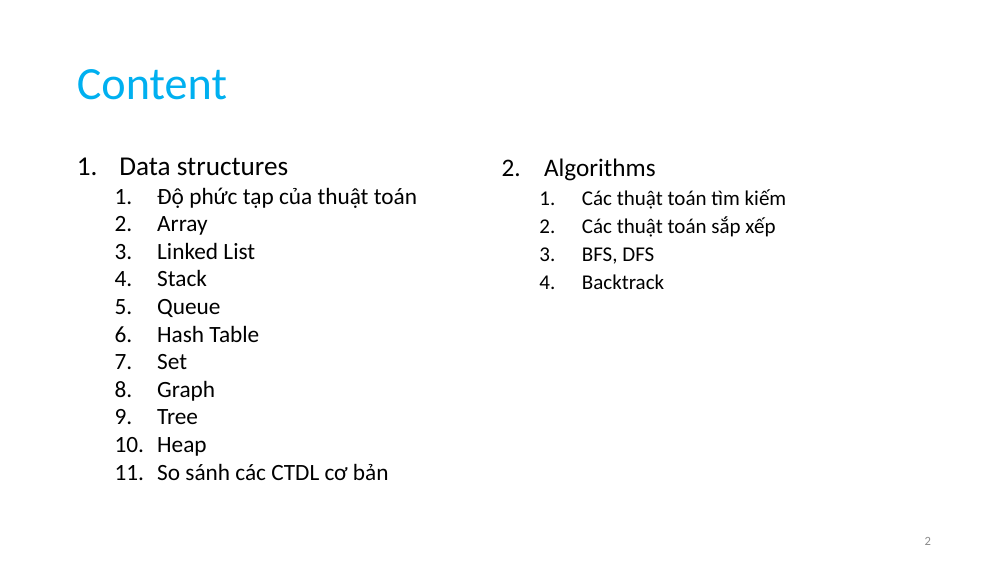
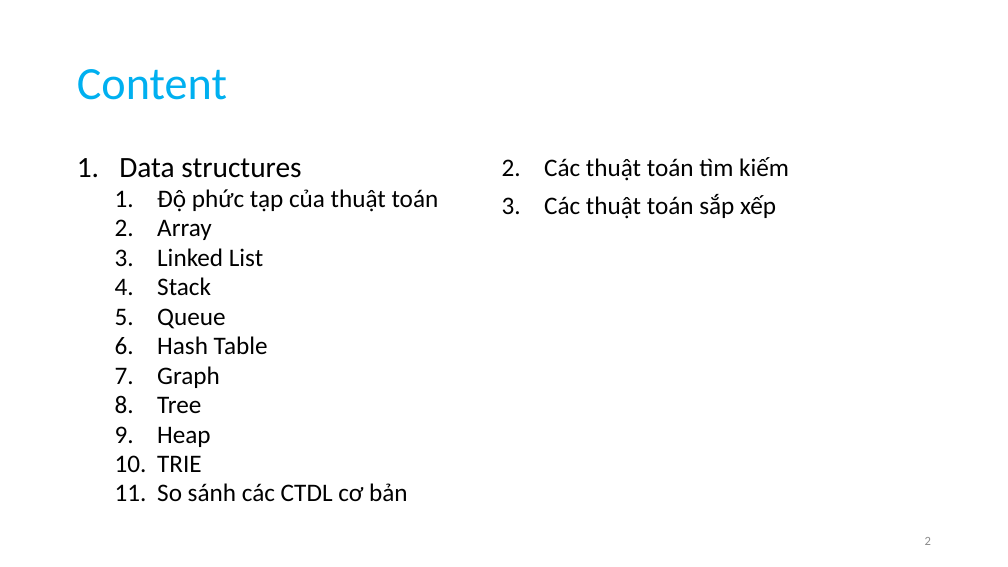
Before and after one commit to anhtuta/Notes, a slide deck: slide 2 of DSA.pptx. Drawn at 1008x567 pixels with LibreOffice and Linux fonts; fonts in the diff are those of the drawing. Boxes give left, top, right and bottom in pixels: in the first picture for what was removed or moved away, otherwise in the second. Text is boxed around its words. In the diff, an @@ line names an element or a change of style, - is before the commit and + after.

```diff
--- a/DSA.pptx
+++ b/DSA.pptx
@@ text at (119, 158, 439, 502): size 25.9 to 28 pt in "Data structures"; size 22.2 to 24 pt in "Độ phức tạp của thuật toán", "Array", "Linked List", "Stack" and 6 more places @@
@@ text "Các thuật toán tìm kiếm" at (544, 157, 789, 219): size 20 to 24 pt; list level 2 to 1 in "Các thuật toán tìm kiếm"; list level 2 to 1 in "Các thuật toán sắp xếp" @@
@@ text at (544, 158, 655, 181): paragraph removed @@
-2. Algorithms
@@ text at (582, 247, 664, 289): paragraphs removed @@
-  3. BFS, DFS
-  4. Backtrack
@@ text at (157, 354, 187, 369): paragraph removed @@
-  7. Set
@@ text at (157, 455, 202, 472): paragraph added @@
+  10. TRIE
```
Also in this commit, not shown: 20 other slides changed, 77 slides added, 2 slides removed.
